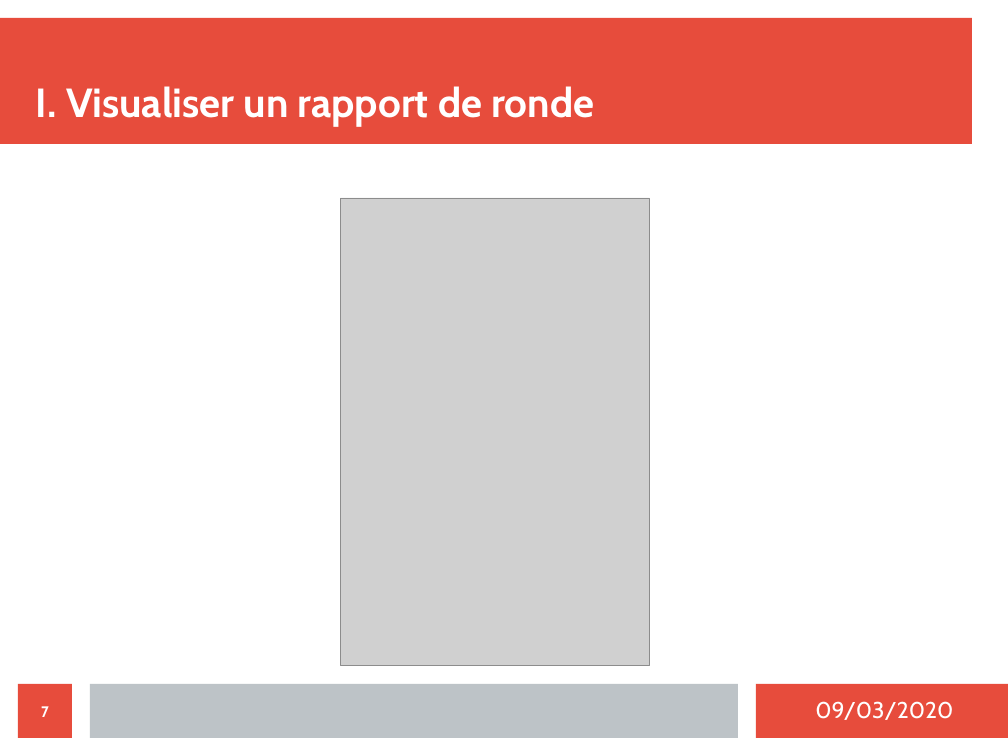
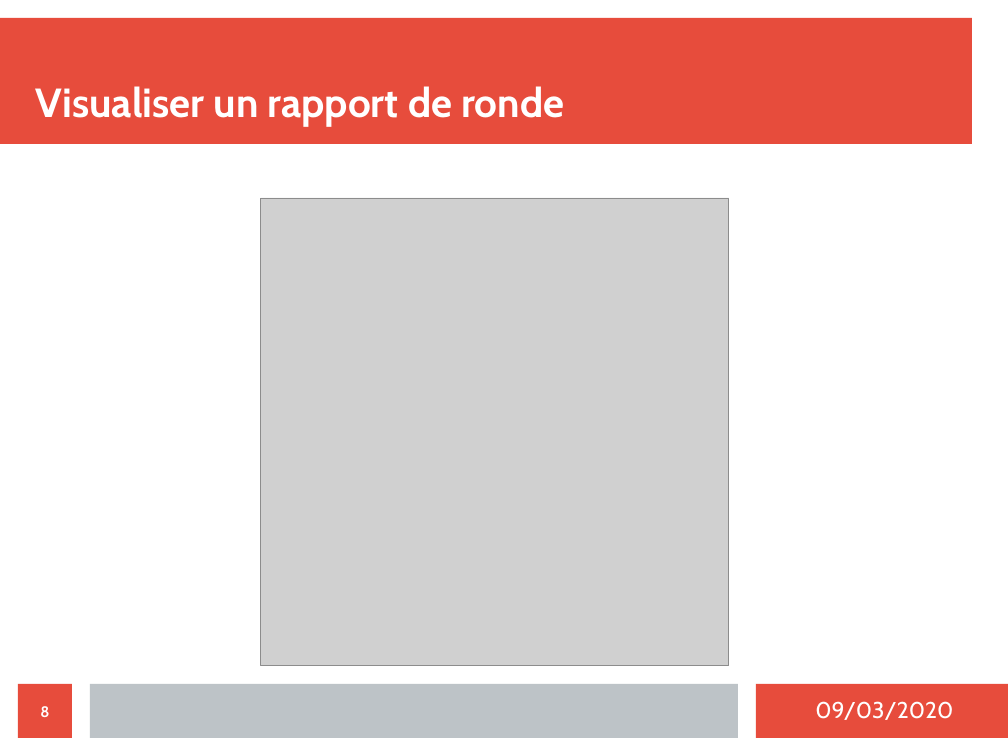
Before and after one commit to MezeretteBrice/Projet_Ronde, a slide deck: slide 8 of SOUTENANCE/Revue2/Revue2_CHEVREL.odp (slide 7 before the commit). Drawn at 1008x756 pixels with LibreOffice and Linux fonts; fonts in the diff are those of the drawing; grey boxes stand for pictures. Boxes give left, top, right and bottom in pixels: in the first picture for what was removed or moved away, otherwise in the second. Text is boxed around its words. In the diff, an @@ line names an element or a change of style, - is before the commit and + after.

```diff
--- a/SOUTENANCE/Revue2/Revue2_CHEVREL.odp
+++ b/SOUTENANCE/Revue2/Revue2_CHEVREL.odp
@@ title at bbox=[36, 86, 564, 127]: text changed @@
-I. Visualiser un rapport de ronde
+Visualiser un rapport de ronde
@@ picture: place and size @@
-picture at bbox=[340, 198, 649, 667]
+picture at bbox=[261, 198, 729, 667]
@@ page number at bbox=[40, 706, 49, 717]: text changed @@
-7
+8
```
Also in this commit, not shown: 8 other slides changed.
